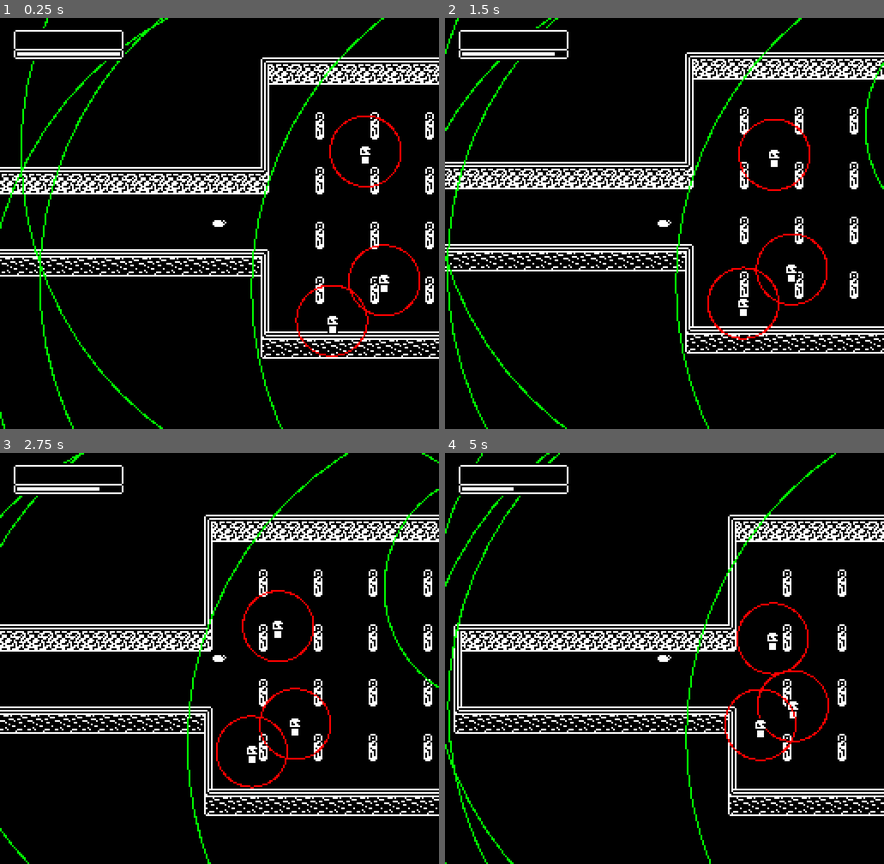
Above: before the commit, frames 1-4 (two rows, left to right).
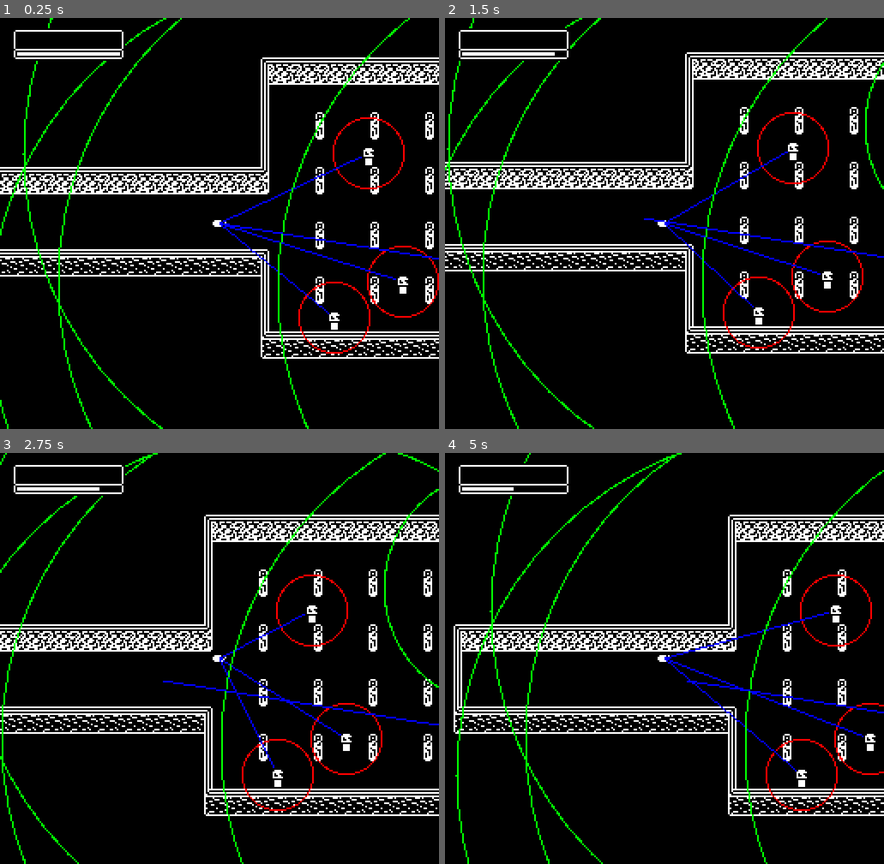
Above: after the commit, the same moments.

Repository: youknowedo/parasito
Game: Godot game, scene res://scenes/Master.tscn
The game is run twice, just before and just after one commit, with the same random seed, the same clock (stepped at 60 frames per second) and the same inputs.
Inputs (mouse positions are in pixels of both pictures, inside the frame that each line leads up to):
- Up to frame 1 (0.25 s): no input
- Up to frame 2 (1.5 s): move the mouse to (761, 202) at 0.52 s; hold D (move_right) 0.53-1.28 s; click (761, 202) at 0.6 s; move the mouse to (576, 244) at 1.27 s; hold S (move_down) from 1.28 s (still down); right-click (576, 244) at 1.35 s
- Up to frame 3 (2.75 s): move the mouse to (263, 568) at 2.02 s; release S (move_down) at 2.03 s; hold D (move_right) from 2.03 s (still down); tap E (tertiary_action) at 2.1 s
- Up to frame 4 (5 s): move the mouse to (642, 740) at 2.77 s; release D (move_right) at 2.78 s; hold W (move_up) 2.78-3.53 s; click (642, 740) at 2.85 s; move the mouse to (796, 720) at 3.52 s; hold A (move_left) from 3.53 s (still down); right-click (796, 720) at 3.6 s; move the mouse to (532, 596) at 4.27 s; tap E (tertiary_action) at 4.35 s

The runs differ from the first frame. In frame 1, 4.5% of the frame differs, in the area x 0-100%, y 0-100%; in frame 2, 4.6%; in frame 3, 3.8%; in frame 4, 4.8%.

Commit message:
Raycasts and stuf

Diff:
--- a/scenes/objects/Guard.tscn
+++ b/scenes/objects/Guard.tscn
@@ -12,10 +12,11 @@
 [sub_resource type="CircleShape2D" id="CircleShape2D_xw4eo"]
 radius = 20.6155
 
-[node name="Guard" type="CharacterBody2D" node_paths=PackedStringArray("vision_area", "vision_area_collider", "attack_range_area", "attack_range_area_collider") groups=["host"]]
+[node name="Guard" type="CharacterBody2D" node_paths=PackedStringArray("raycast", "vision_area", "vision_area_collider", "attack_range_area", "attack_range_area_collider") groups=["host"]]
 collision_layer = 4
 collision_mask = 5
 script = ExtResource("1_qbgcj")
+raycast = NodePath("RayCast2D")
 vision_area = NodePath("VisionRange")
 vision_area_collider = NodePath("VisionRange/CollisionShape2D")
 attack_range_area = NodePath("AttackRange")
@@ -42,6 +43,10 @@
 [node name="CollisionShape2D" type="CollisionShape2D" parent="AttackRange"]
 shape = SubResource("CircleShape2D_xw4eo")
 
+[node name="RayCast2D" type="RayCast2D" parent="."]
+target_position = Vector2(0, 0)
+collision_mask = 7
+
 [connection signal="body_entered" from="VisionRange" to="." method="_on_body_entered_vision_range"]
 [connection signal="body_exited" from="VisionRange" to="." method="_on_body_exited_vision_range"]
 [connection signal="body_entered" from="AttackRange" to="." method="_on_body_entered_attack_range"]
--- a/scenes/objects/Rascal.tscn
+++ b/scenes/objects/Rascal.tscn
@@ -15,10 +15,11 @@
 [sub_resource type="RectangleShape2D" id="RectangleShape2D_kt0cr"]
 size = Vector2(4, 4)
 
-[node name="Rascal" type="CharacterBody2D" node_paths=PackedStringArray("vision_area", "vision_area_collider", "attack_range_area", "attack_range_area_collider")]
+[node name="Rascal" type="CharacterBody2D" node_paths=PackedStringArray("raycast", "vision_area", "vision_area_collider", "attack_range_area", "attack_range_area_collider")]
 collision_layer = 4
 collision_mask = 5
 script = ExtResource("1_cv6ig")
+raycast = NodePath("RayCast2D")
 vision_area = NodePath("VisionRange")
 vision_area_collider = NodePath("VisionRange/CollisionShape2D")
 attack_range_area = NodePath("AttackRange")
@@ -50,6 +51,10 @@
 [node name="CollisionShape2D" type="CollisionShape2D" parent="InsideArea"]
 shape = SubResource("RectangleShape2D_kt0cr")
 
+[node name="RayCast2D" type="RayCast2D" parent="."]
+target_position = Vector2(0, 0)
+collision_mask = 7
+
 [connection signal="body_entered" from="VisionRange" to="." method="_on_body_entered_vision_range"]
 [connection signal="body_exited" from="VisionRange" to="." method="_on_body_exited_vision_range"]
 [connection signal="body_entered" from="AttackRange" to="." method="_on_body_entered_attack_range"]
--- a/scripts/entities/Hostile.gd
+++ b/scripts/entities/Hostile.gd
@@ -1,6 +1,7 @@
 extends Entity
 class_name Hostile
 
+@export var raycast: RayCast2D
 @export var vision_area: Area2D
 @export var vision_area_collider: CollisionShape2D
 @export var attack_range_area: Area2D
@@ -15,6 +16,10 @@
 func _draw():
 	draw_circle(Vector2.ZERO, vision_area_collider.shape.radius, Color(0, 1, 0), false, 1)
 	draw_circle(Vector2.ZERO, attack_range_area_collider.shape.radius, Color(1, 0, 0), false, 1)
+	draw_line(Vector2.ZERO, raycast.target_position, Color(0, 0, 1))
+
+func _on_draw():
+	pass
 
 func _ready():
 	vision_area = vision_area if vision_area else get_node("VisionRange")
@@ -35,7 +40,7 @@
 		return
 
 	attack_target = body
-	collision_mask = 0b0100
+	collision_mask = 0b0101
 
 	_on_body_entered_vision_range(body)
 
@@ -47,7 +52,7 @@
 		return
 
 	attack_target = null
-	collision_mask = 0b0010
+	collision_mask = 0b0011
 
 	_on_body_exited_vision_range(body)
 
--- a/scripts/entities/Player.gd
+++ b/scripts/entities/Player.gd
@@ -72,12 +72,12 @@
 	if !body.is_in_group("host"):
 		return
 
+	position = body.global_position
+	actual_position = position
 	host = body
 	_on_health_set(health, host.health)
 	collision_layer = 0b0100
 	host.occupier = self
-	position = body.global_position
-	actual_position = position
 
 	is_lunging = false
 	lunge_timer = 0.0
--- a/scripts/entities/hostiles/Rascal.gd
+++ b/scripts/entities/hostiles/Rascal.gd
@@ -11,6 +11,7 @@
 var charging = false
 
 func _process(delta: float):
+	queue_redraw()
 	if is_lunging:
 		lunge_timer -= delta
 		if lunge_timer <= 0:
@@ -35,6 +36,12 @@
 
 			return
 
+		raycast.target_position = to_local(attack_target.global_position)
+		if raycast.is_colliding():
+			var collider = raycast.get_collider()
+			if collider != attack_target:
+				return
+
 		var direction = (attack_target.global_position - global_position).normalized()
 		velocity = direction * speed * delta
 		move_and_slide()
--- a/scripts/entities/hostiles/hosts/Guard.gd
+++ b/scripts/entities/hostiles/hosts/Guard.gd
@@ -26,8 +26,16 @@
 				attack_timer = 1.0
 
 			return false
+
+		raycast.target_position = to_local(attack_target.global_position)
+		if raycast.is_colliding():
+			var collider = raycast.get_collider()
+			if collider != attack_target:
+				return false
+
 		var direction = (attack_target.global_position - global_position).normalized()
 		velocity = direction * speed * delta
+		print(collision_mask)
 		move_and_slide()
 		return true
 
--- a/tilesets/Cave.tres
+++ b/tilesets/Cave.tres
@@ -476,8 +476,8 @@
 5:4/0 = 0
 
 [resource]
-physics_layer_0/collision_layer = 3
-physics_layer_0/collision_mask = 3
+physics_layer_0/collision_layer = 1
+physics_layer_0/collision_mask = 7
 terrain_set_0/mode = 0
 terrain_set_0/terrain_0/name = "Terrain 0"
 terrain_set_0/terrain_0/color = Color(0, 0, 0, 1)
Not shown, added: build/html/parasito.apple-touch-icon.png.import
Not shown, added: build/html/parasito.icon.png.import
Not shown, added: build/html/parasito.png.import
Not shown, added: export_presets.cfg
Not shown, removed: icon.svg.import
Not shown: 1 places in scenes/Master.tscn that only renumber resources
Not shown: 1 places in scenes/objects/Rascal.tscn that only renumber resources
Not shown, added: .DS_Store
Not shown, added: build/.DS_Store
Not shown, added: build/html/.DS_Store
Not shown, added: build/html/index.html
Not shown, added: build/html/parasito.apple-touch-icon.png
(and 7 more such lines)
